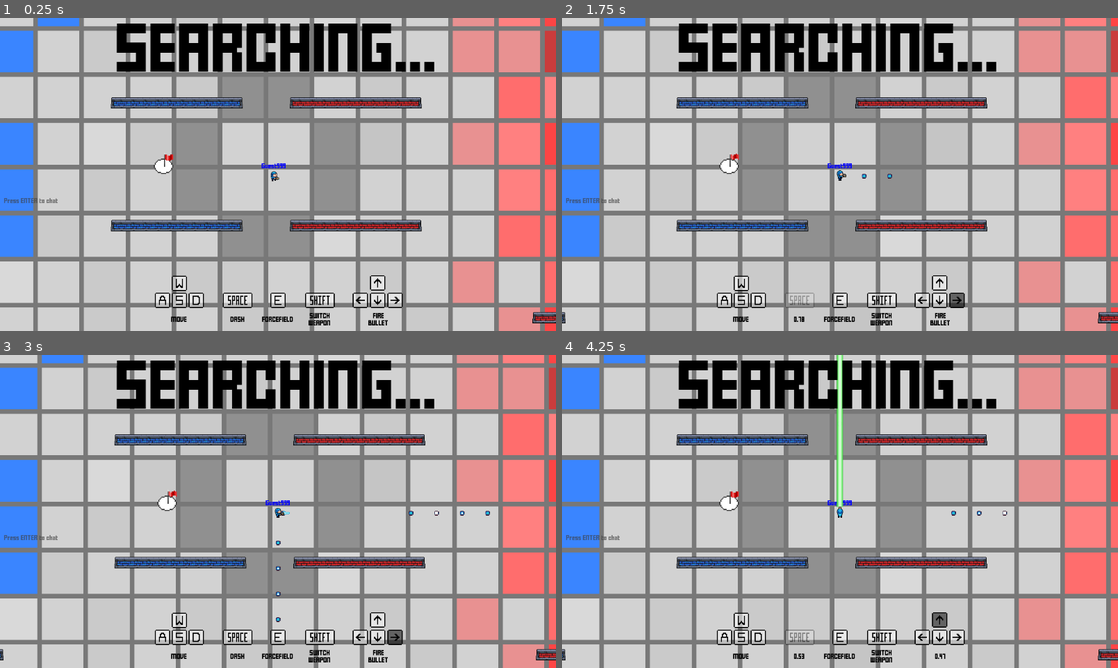
Above: before the commit, frames 1-4 (two rows, left to right).
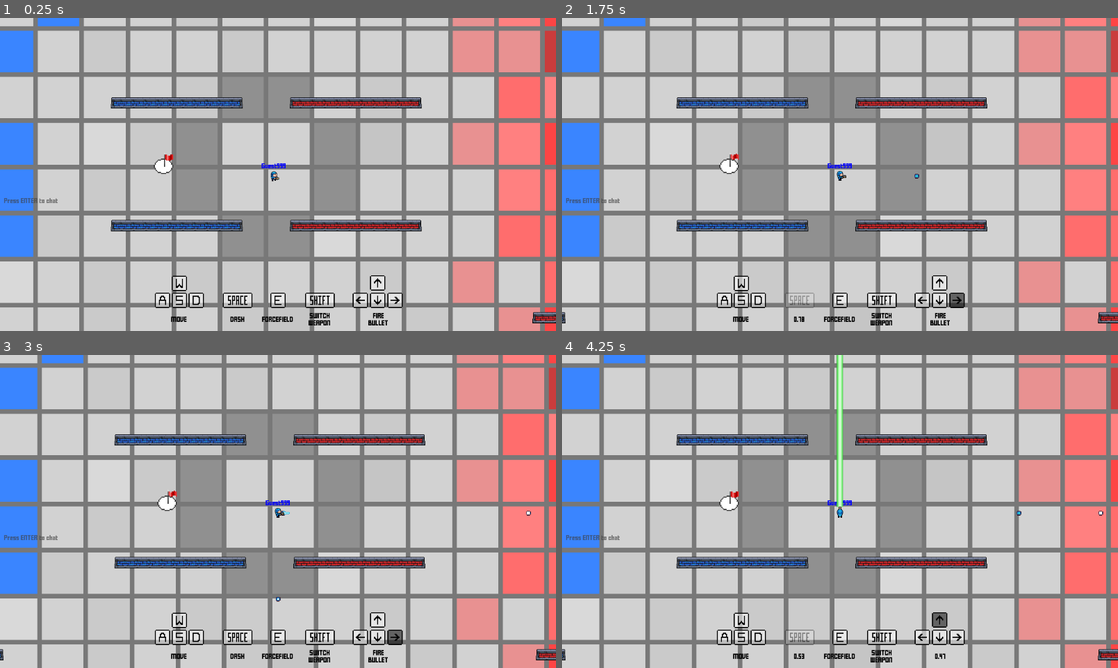
Above: after the commit, the same moments.

Repository: MarshallJDem/SuperCTF
Game: Godot game, scene res://GameContent/Main.tscn
The game is run twice, just before and just after one commit, with the same random seed, the same clock (stepped at 60 frames per second) and the same inputs. This scene is started directly instead of the project's main scene. Sound files missing from this copy of the repository are replaced by a short silence.
Inputs (mouse positions are in pixels of both pictures, inside the frame that each line leads up to):
- Up to frame 1 (0.25 s): no input
- Up to frame 2 (1.75 s): click (639, 202) at 0.52 s; type "12" at 0.6 s; tap Enter at 1.25, 1.35 s; move the mouse to (962, 158) at 1.27 s; hold Right from 1.28 s (still down); click (962, 158) at 1.42 s; tap Space at 1.52 s
- Up to frame 3 (3 s): move the mouse to (166, 527) at 2.02 s; release Right at 2.03 s; hold Down 2.03-2.78 s; tap T at 2.1 s; tap Space at 2.27 s; move the mouse to (333, 442) at 2.77 s; hold Right from 2.78 s (still down); tap Ctrl at 2.85 s
- Up to frame 4 (4.25 s): move the mouse to (812, 574) at 3.52 s; release Right at 3.53 s; hold Up from 3.53 s (still down); tap Shift at 3.6 s; click (812, 574) at 3.67 s; tap Space at 3.77 s

The runs differ from the first frame. In frame 1, 5.5% of the frame differs, in the area x 20-79%, y 1-18%; in frame 2, 5.5%; in frame 3, 5.6%, in the area x 20-96%, y 1-86%; in frame 4, 5.6%.
Error in both runs: Invalid operands 'String' and 'Nil' in operator '+'. (res://Globals.gd:99)

Commit message:
Slowed down fire rate, sped up bullet speed

Diff:
--- a/GameContent/Bullet.gd
+++ b/GameContent/Bullet.gd
@@ -1,7 +1,7 @@
 extends KinematicBody2D
 
 var direction = Vector2(0,0);
-var speed = 250;
+var speed = 400;
 var player_id;
 var team_id = -1;
 var show_death_particles = true;
--- a/GameContent/Main.tscn
+++ b/GameContent/Main.tscn
@@ -110,8 +110,6 @@
 custom_fonts/normal_font = ExtResource( 7 )
 custom_colors/default_color = Color( 0, 0, 0, 1 )
 bbcode_enabled = true
-bbcode_text = "[center]SEARCHING..."
-text = "SEARCHING..."
 scroll_active = false
 __meta__ = {
 "_edit_use_anchors_": false
--- a/GameContent/Player.tscn
+++ b/GameContent/Player.tscn
@@ -141,7 +141,7 @@
 one_shot = true
 
 [node name="Shoot_Cooldown_Timer" type="Timer" parent="."]
-wait_time = 0.2
+wait_time = 0.4
 one_shot = true
 
 [node name="CollisionShape2D" type="CollisionShape2D" parent="."]
